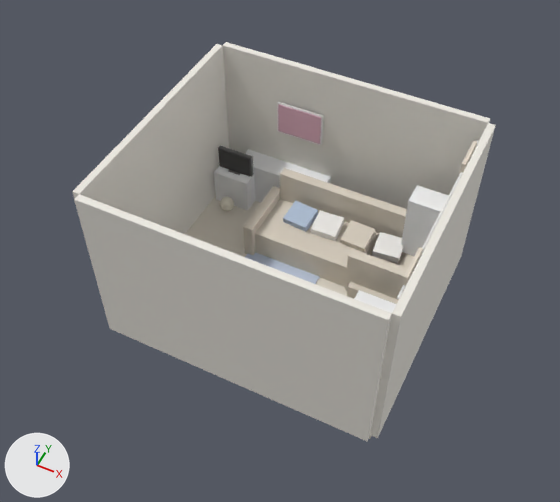
Renders of the Blender file blend/42898869.blend from each side of a commit.
Camera for both pictures: a camera (50 mm lens) standing at (3.16, -6.68, 9.09) and looking at (-0.06, -0.24, 1.03). The lights are fixed; the arrows at lower left show +X, +Y and +Z. The older version comes first.

The first picture shows 'Cabinet_Body', 'Curtain_Rod', 'Floor', 'Floor_Lamp_Shade', 'Kallax_Body', 'Sofa_Ext_Back', 'Sofa_Main_Back', 'Sofa_Main_Seat', 'TV_Bezel', 'TV_Dresser', 'TV_Screen', 'Wall_Back', 'Wall_Front', 'Wall_Left', 'Wall_Right' and 12 more.
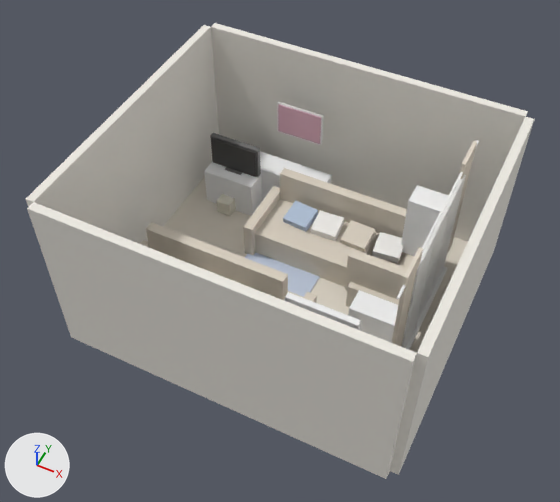
Changed parts and their boxes [x1, y1, x2, y2] in the pictures (560 x 502 px):
'Wall_Front', moved, rescaled (23% wider, 12% taller): before [74, 194, 392, 442]; after [27, 202, 417, 479]
'Wall_Back', moved, rescaled: before [223, 42, 490, 209]; after [211, 23, 528, 241]
'Wall_Left', moved, rescaled (23% wider, 15% taller): before [72, 44, 229, 234]; after [26, 25, 219, 244]
'Wall_Right', moved, rescaled (15% wider, 14% taller): before [371, 123, 496, 438]; after [390, 117, 534, 475]
'SofaDup2_Main_Back', added (pale yellow): after [146, 222, 288, 301]
'TV_Dresser', moved, rescaled: before [214, 166, 255, 210]; after [204, 161, 262, 216]
'TV_Screen', moved, rescaled (42% wider, 46% taller): before [219, 149, 251, 176]; after [211, 137, 257, 177]
'TV_Bezel', moved, rescaled (44% wider, 41% taller): before [218, 146, 253, 177]; after [210, 133, 261, 177]
'Floor_Lamp_Shade', reshaped, rescaled: before [220, 197, 234, 211]; after [216, 194, 236, 216]
'Curtain_Rod', reshaped, rescaled, turned: before [397, 140, 479, 300]; after [396, 140, 479, 300]
'SofaDup2_Arm_Right', added (mostly hidden): after [304, 292, 317, 303]
'SofaDup2_Ext_Seat', added (mostly hidden): after [288, 291, 304, 298]
part 1 of me_cylinder, deleted: before [397, 140, 479, 300]
part 2 of me_cylinder, added: after [396, 140, 479, 300]
'Window_Frame', unchanged, uncovered by the edit: after [401, 175, 466, 348]
'Small_Shelf_Body', unchanged, uncovered by the edit: before [354, 290, 396, 313]; after [348, 290, 398, 343]

The change, as a list of edits to the scene's bpy script:
```text
Change me_cylinder:
    used by ob_curtain_rod; location = (1.93, 0.2, 2.3); rotation_euler = (1.571, 0.0, 0.0), in degrees (90, 0, 0)
    remove me_cylinder.from_pydata(...)  # 64 vertices, 34 faces; spans x -0.01..0.01, y -0.01..0.01, z -1.5..1.5
    add me_cylinder.from_pydata(...)  # 8 vertices, 6 faces; spans x -0.5..0.5, y -0.5..0.5, z -0.5..0.5
    me_cylinder part 1: 64 vertices removed from x -0.01..0.01, y -0.01..0.01, z -1.5..1.5
    me_cylinder part 2: 8 vertices added at x -0.5..0.5, y -0.5..0.5, z -0.5..0.5, forming a box
Change me_sphere:
    used by ob_floor_lamp_shade; location = (-1.65, 1.0, 0.15)
    remove me_sphere.from_pydata(...)  # 482 vertices, 512 faces; spans x -0.12..0.12, y -0.12..0.12, z -0.12..0.12
    add me_sphere.from_pydata(...)  # 8 vertices, 6 faces; spans x -0.5..0.5, y -0.5..0.5, z -0.5..0.5
    me_sphere part 3: 482 vertices removed from x -0.12..0.12, y -0.12..0.12, z -0.12..0.12; 8 vertices added at x -0.5..0.5, y -0.5..0.5, z -0.5..0.5, forming a box
Add me_cube_019:
    me_cube_019.from_pydata(...)  # a box spanning x -0.5..0.5, y -0.5..0.5, z -0.5..0.5
    me_cube_019.materials.append(mat_sofa_material)  # pale yellow #ddd3c4
Add me_cube_018:
    me_cube_018.from_pydata(...)  # a box spanning x -0.5..0.5, y -0.5..0.5, z -0.5..0.5
    me_cube_018.materials.append(mat_sofa_material)  # pale yellow #ddd3c4
Add me_cube_016:
    me_cube_016.from_pydata(...)  # a box spanning x -0.5..0.5, y -0.5..0.5, z -0.5..0.5
    me_cube_016.materials.append(mat_sofa_material)  # pale yellow #ddd3c4
Change ob_wall_back:
    ob_wall_back.location: (0.0, 1.8, 1.3) -> (0.0, 2.16, 1.3)
    ob_wall_back.scale: (4.0, 0.1, 2.6) -> (4.8, 0.12, 2.6)
Change ob_wall_front:
    ob_wall_front.location: (0.0, -1.8, 1.3) -> (0.0, -2.16, 1.3)
    ob_wall_front.scale: (4.0, 0.1, 2.6) -> (4.8, 0.12, 2.6)
Change ob_wall_left:
    ob_wall_left.location: (-2.05, 0.0, 1.3) -> (-2.46, 0.0, 1.3)
    ob_wall_left.scale: (0.1, 3.5, 2.6) -> (0.12, 4.2, 2.6)
Change ob_wall_right:
    ob_wall_right.location: (2.05, 0.0, 1.3) -> (2.46, 0.0, 1.3)
    ob_wall_right.scale: (0.1, 3.5, 2.6) -> (0.12, 4.2, 2.6)
Change ob_tv_dresser:
    ob_tv_dresser.location: (-1.65, 1.35, 0.3) -> (-1.65, 1.35, 0.22)
    ob_tv_dresser.scale: (0.6, 0.4, 0.6) -> (0.851, 0.567, 0.851)
Change ob_tv_screen:
    ob_tv_screen.location: (-1.65, 1.33, 0.8) -> (-1.65, 1.32, 0.92)
    ob_tv_screen.scale: (0.55, 0.05, 0.35) -> (0.78, 0.0709, 0.496)
Change ob_tv_bezel:
    ob_tv_bezel.location: (-1.65, 1.36, 0.8) -> (-1.65, 1.36, 0.92)
    ob_tv_bezel.scale: (0.59, 0.06, 0.38) -> (0.837, 0.0851, 0.539)
Change ob_curtain_rod:
    ob_curtain_rod.rotation_euler: (1.571, 0.0, 0.0) -> (0.0, 0.0, 0.0)  # degrees (90, 0, 0) -> degrees (0, 0, 0)
    ob_curtain_rod.scale: (1.0, 1.0, 1.0) -> (0.03, 3.0, 0.03)
Change ob_floor_lamp_shade:
    ob_floor_lamp_shade.scale: (1.0, 1.0, 1.0) -> (0.24, 0.24, 0.24)
Add ob_sofadup2_main_back:
    ob_sofadup2_main_back = bpy.data.objects.new('SofaDup2_Main_Back', me_cube_019)
    ob_sofadup2_main_back.location = (-0.9, -0.6, 0.6)
    ob_sofadup2_main_back.scale = (2.2, 0.15, 0.75)
Add ob_sofadup2_ext_seat:
    ob_sofadup2_ext_seat = bpy.data.objects.new('SofaDup2_Ext_Seat', me_cube_018)
    ob_sofadup2_ext_seat.location = (0.1, -1.13, 0.23)
    ob_sofadup2_ext_seat.scale = (0.85, 1.45, 0.45)
Add ob_sofadup2_arm_right:
    ob_sofadup2_arm_right = bpy.data.objects.new('SofaDup2_Arm_Right', me_cube_016)
    ob_sofadup2_arm_right.location = (0.52, -1.13, 0.3)
    ob_sofadup2_arm_right.scale = (0.15, 1.45, 0.6)
```
